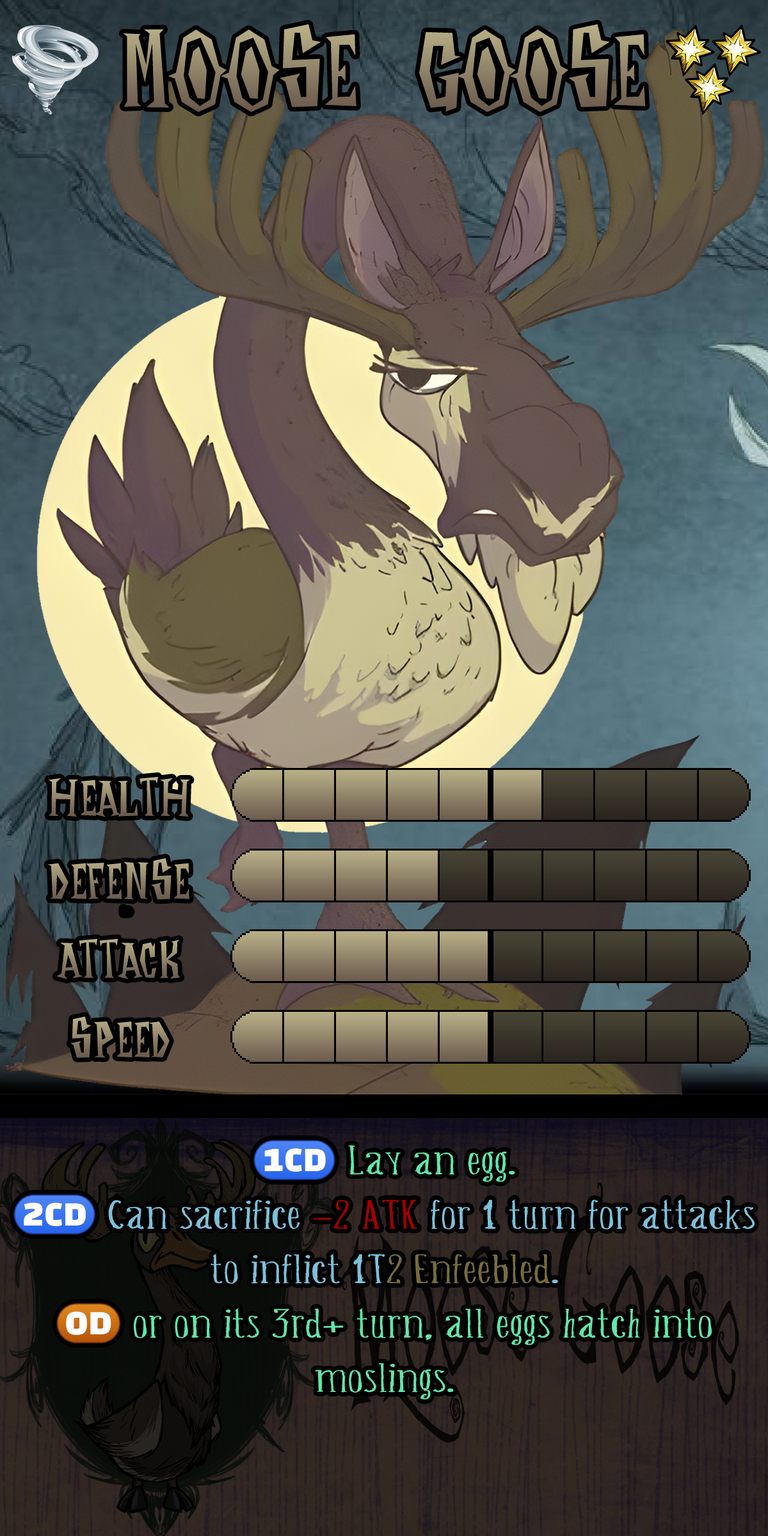
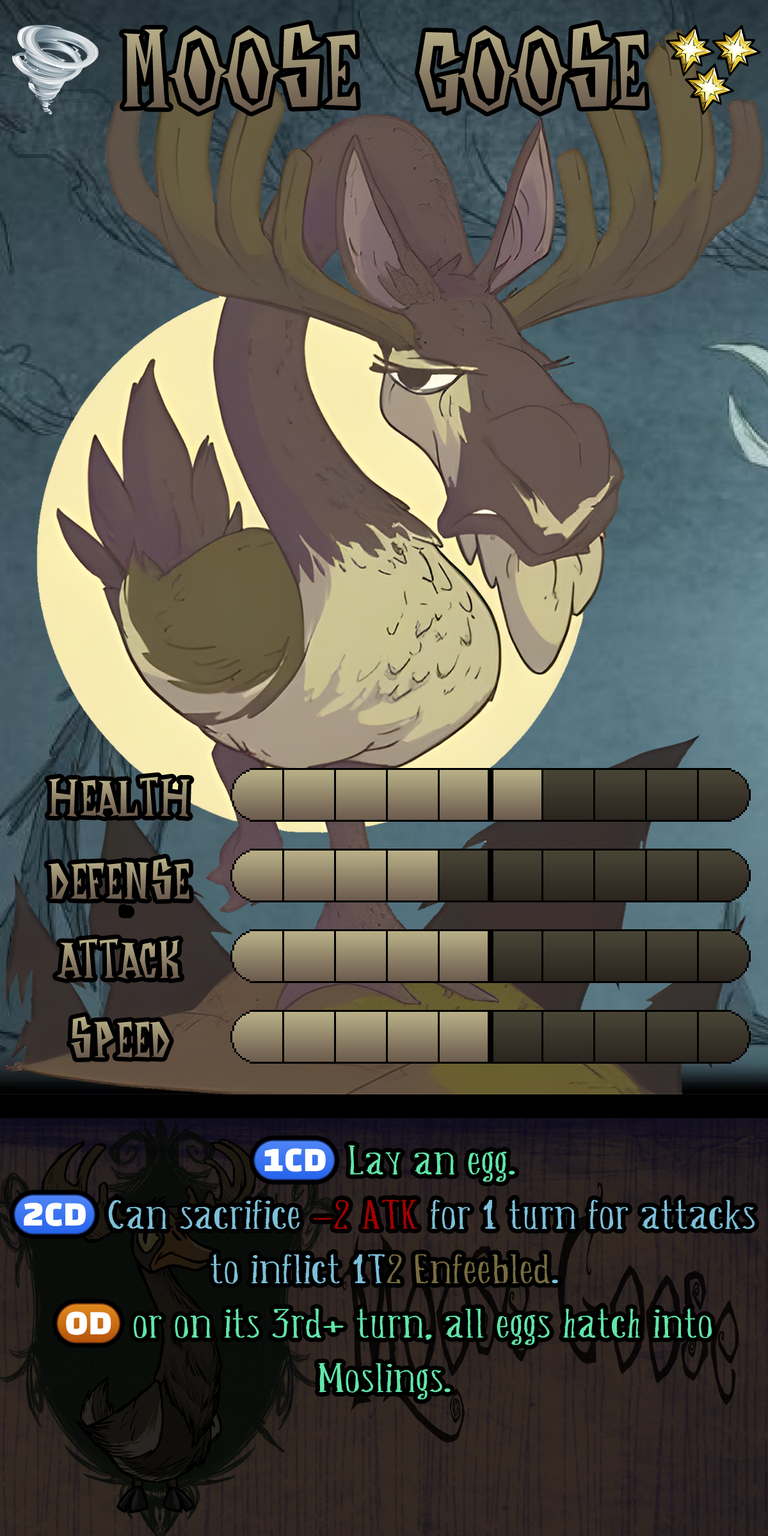
Before/after of a 768 x 1536 layered artwork. What changed in the layer stack:
painted on "Ability" over [314, 1362, 454, 1400]
